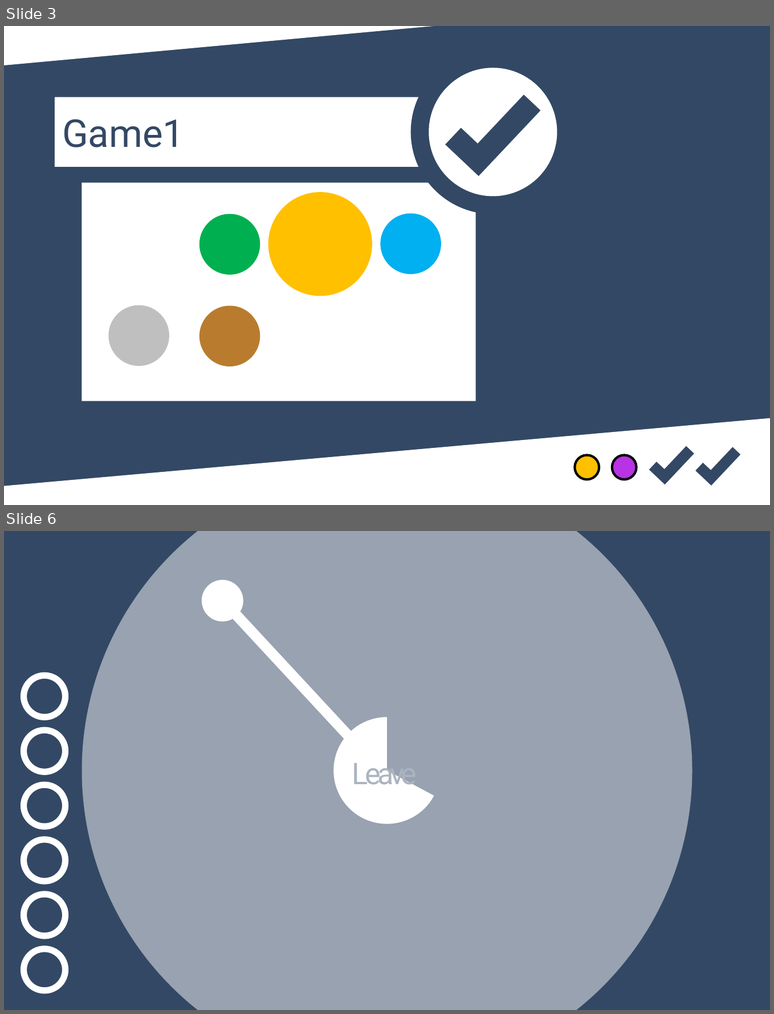
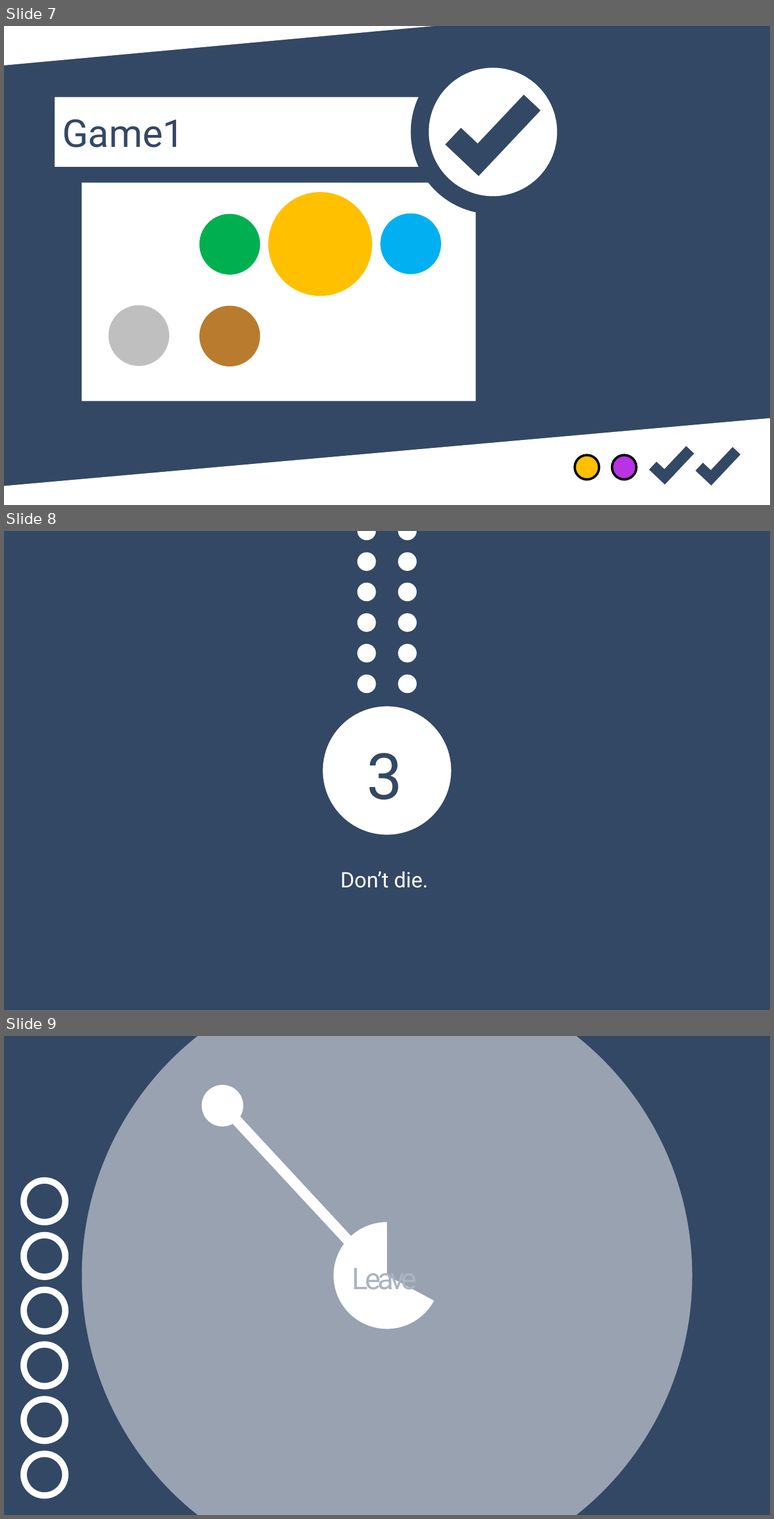
Before and after one commit to marekfoltyn/InteractiveGame, a slide deck: docs & design/ideas/controller_ideas.pptx. Shown one above the other, each under a label of ours: slides 3 and 6 before the commit, slides 7, 8 and 9 after it; the slides between them are not shown. The pictures are 774x1014 and 774x1519 pixels, drawn with LibreOffice and Linux fonts; fonts in the diff are those of the drawing. Boxes give left, top, right and bottom in pixels: in the first picture for what was removed or moved away, otherwise in the second. Text is boxed around its words. In the diff, an @@ line names an element or a change of style, - is before the commit and + after.

```diff
--- a/docs & design/ideas/controller_ideas.pptx
+++ b/docs & design/ideas/controller_ideas.pptx
@@ slide 8 added at (4, 531, 770, 1010), background #334864 @@
@@ group added at (357, 531, 416, 693): 12 ellipses @@
@@ ellipse added at (323, 707, 451, 835), fill #FFFFFF @@
@@ text added at (367, 753, 403, 799), 60 pt, text #334864 @@
+3
@@ text added at (340, 871, 428, 888), 20 pt, text #FFFFFF @@
+Don’t die.
@@ what was slide 3 is now slide 7 @@
@@ what was slide 6 is now slide 9 @@
```
Also in this commit, not shown: 2 slides changed, 4 other slides added, 1 slide removed, 2 other files.
